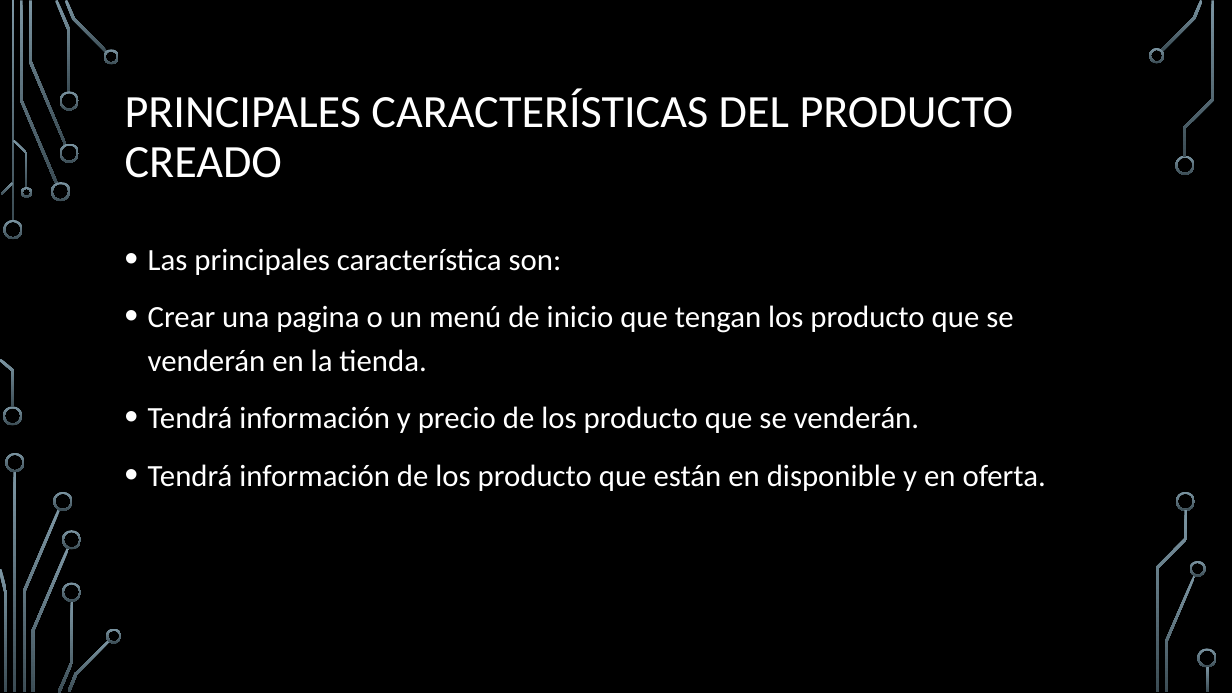
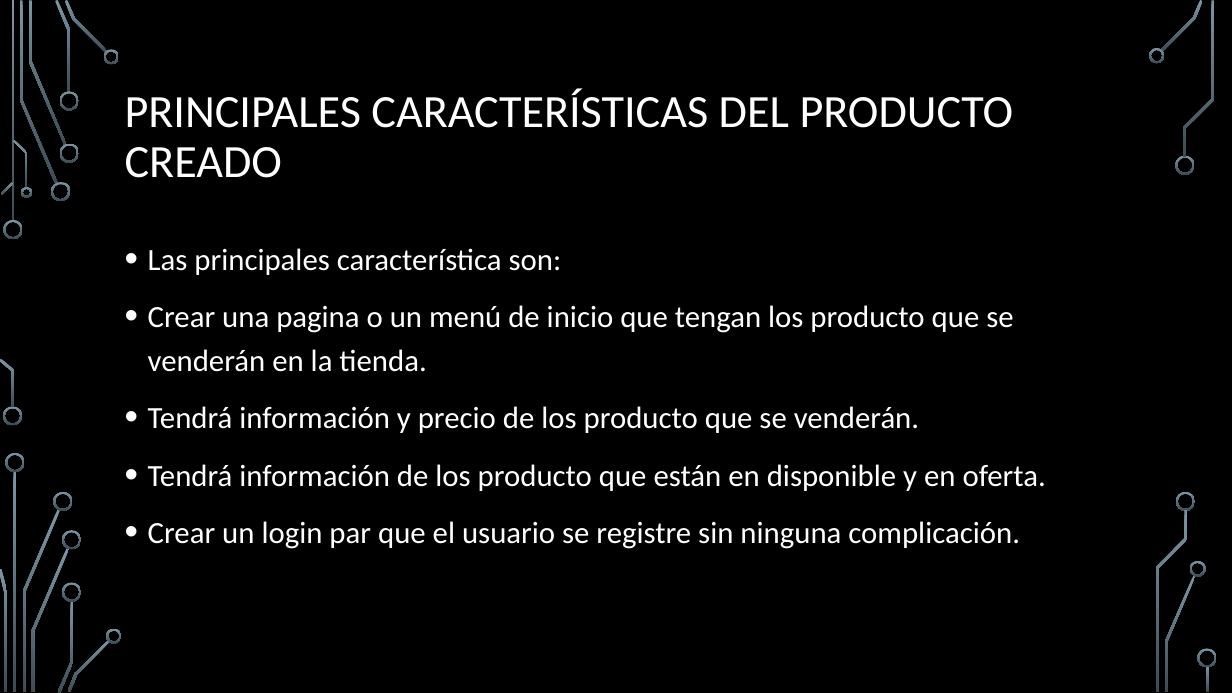
Before and after one commit to Maca-2001/Proyecto, a slide deck: slide 4 of PROGRAMACION WEB 010d .pptx. Drawn at 1232x693 pixels with LibreOffice and Linux fonts; fonts in the diff are those of the drawing; background and template pictures are left out. Boxes give left, top, right and bottom in pixels: in the first picture for what was removed or moved away, otherwise in the second. Text is boxed around its words. In the diff, an @@ line names an element or a change of style, - is before the commit and + after.

Commit message:
actualizado

```diff
--- a/PROGRAMACION WEB 010d .pptx
+++ b/PROGRAMACION WEB 010d .pptx
@@ text at box(148, 521, 1020, 549): paragraph added @@
+• Crear un login par que el usuario se registre sin ninguna complicación.
```
